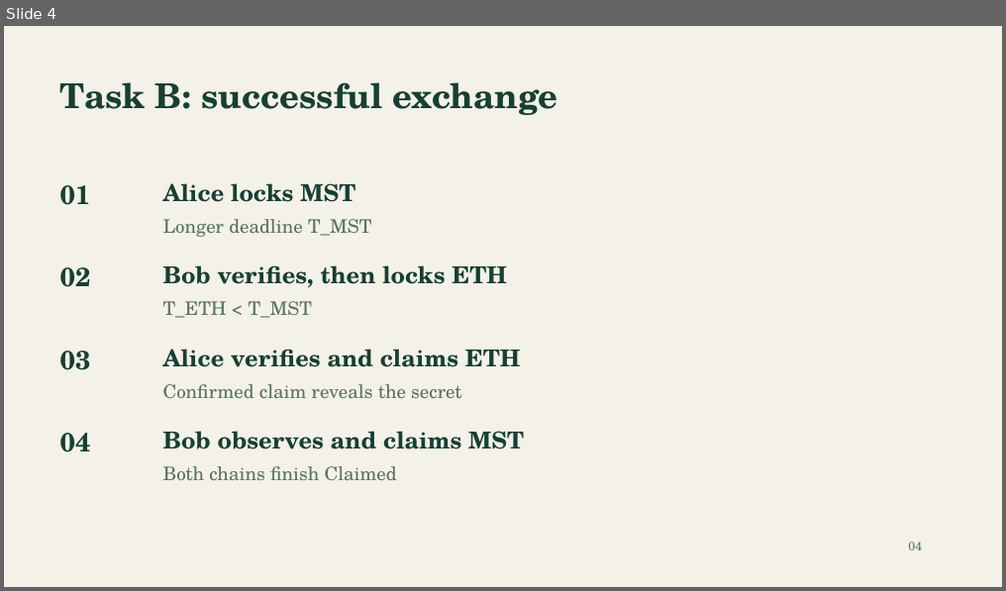
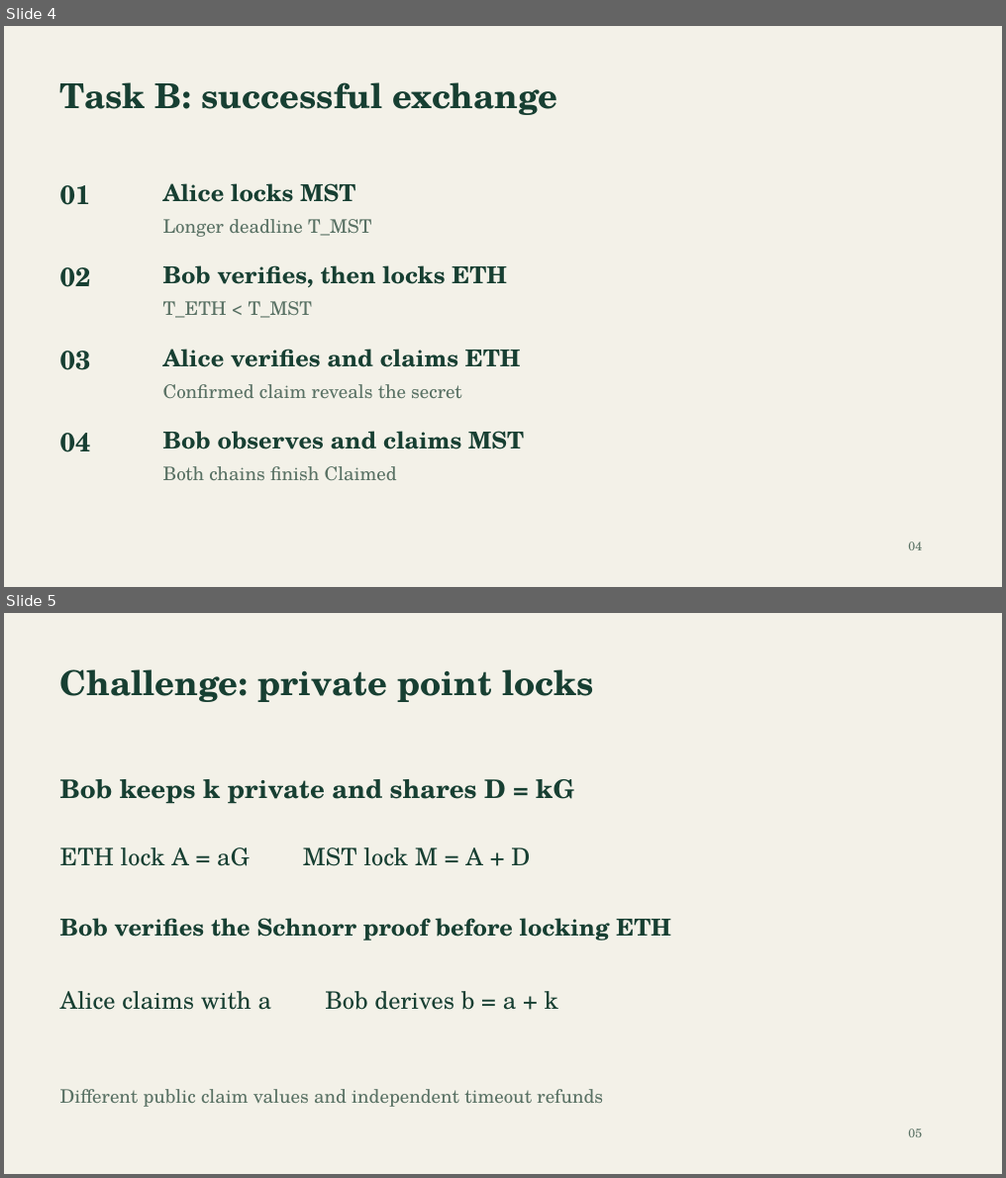
Before and after one commit to Oxidaner/COMP5521-Distributed-Ledger-Technology-Cryptocurrency-and-E-Payment-Assignment-project, a slide deck: presentation.pptx. Shown one above the other, each under a label of ours: slide 4 before the commit, slides 4 and 5 after it. The pictures are 1006x591 and 1006x1178 pixels, drawn with LibreOffice and Linux fonts; fonts in the diff are those of the drawing. Boxes give left, top, right and bottom in pixels: in the first picture for what was removed or moved away, otherwise in the second. Text is boxed around its words. In the diff, an @@ line names an element or a change of style, - is before the commit and + after.

Commit message:
Implement private point-lock swaps and complete wallet transaction feedback

```diff
--- a/presentation.pptx
+++ b/presentation.pptx
@@ slide 5 added at bbox=[4, 613, 1002, 1174], background #F3F1E8 @@
@@ text added at bbox=[60, 669, 594, 702], 33 pt, text #173F32, bold @@
+Challenge: private point locks
@@ text added at bbox=[60, 779, 574, 804], 24.8 pt, text #173F32, bold @@
+Bob keeps k private and shares D = kG
@@ text added at bbox=[60, 848, 530, 866], 23.2 pt, text #173F32 @@
+ETH lock A = aG MST lock M = A + D
@@ text added at bbox=[60, 918, 671, 941], 22.5 pt, text #173F32, bold @@
+Bob verifies the Schnorr proof before locking ETH
@@ text added at bbox=[60, 991, 558, 1010], 23.2 pt, text #173F32 @@
+Alice claims with a Bob derives b = a + k
@@ text added at bbox=[60, 1089, 603, 1107], 18 pt, text #597164 @@
+Different public claim values and independent timeout refunds
@@ text added at bbox=[908, 1129, 922, 1138], 12 pt, text #597164 @@
+05
```
Also in this commit, not shown: 2 slides changed, 1 other slide added, 1 slide removed, 34 other files.
